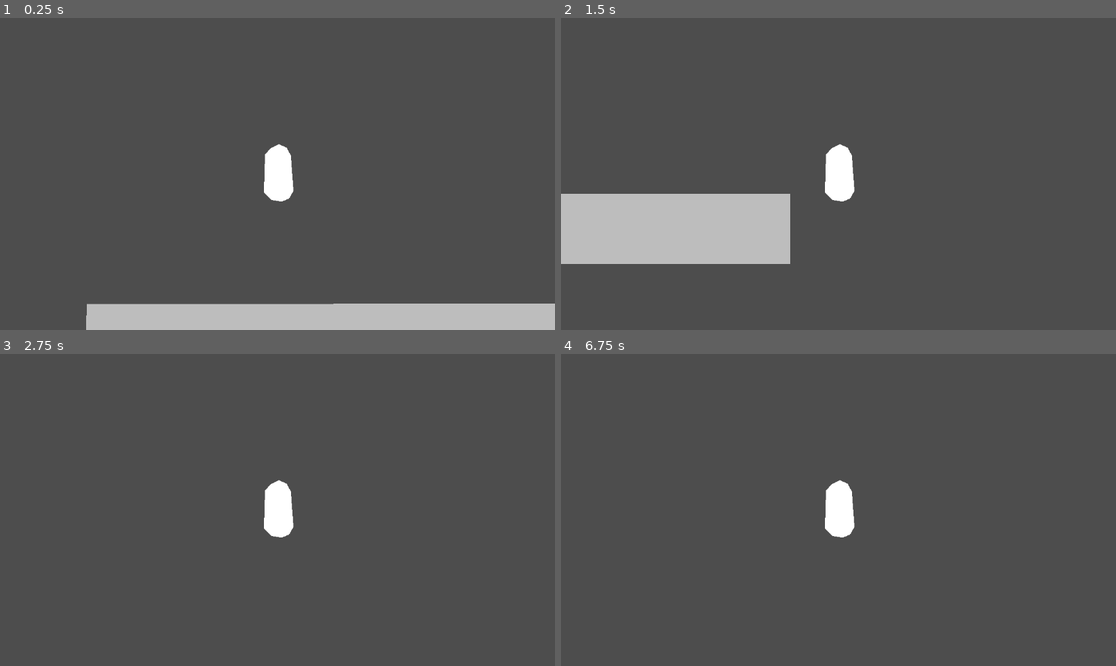
Above: before the commit, frames 1-4 (two rows, left to right).
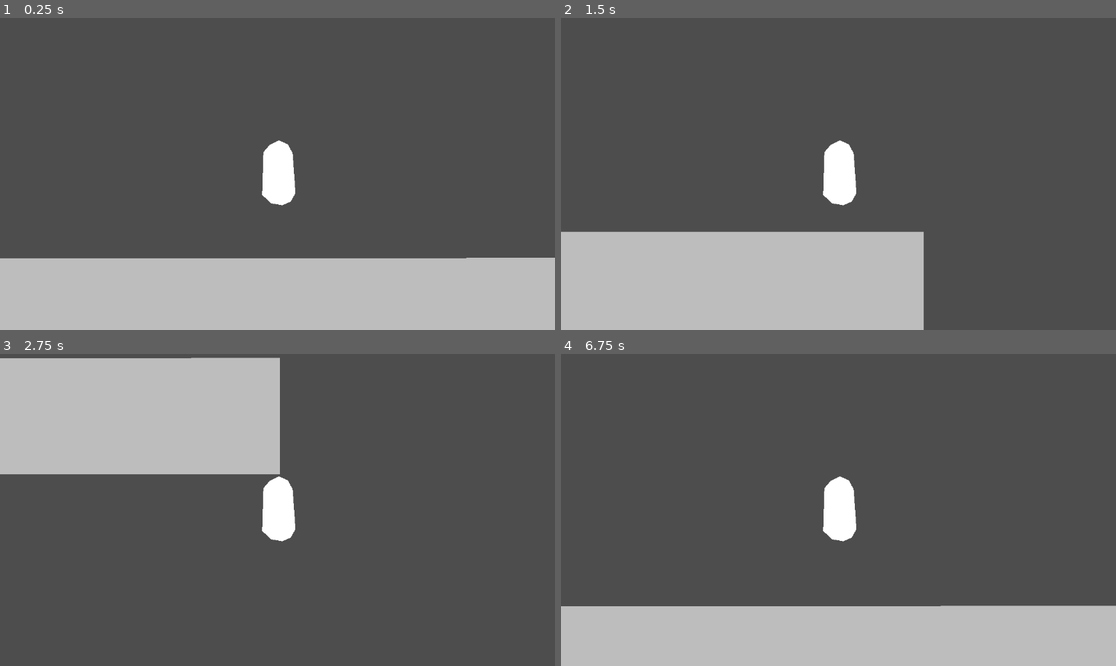
Above: after the commit, the same moments.

Repository: sudoVertex/SMR2.0
Game: Godot game, scene res://Scenes/main.tscn
Two runs of this game, one before a commit and one after it. Both use one fixed random seed, a clock stepped at 60 frames per second and the inputs below.
Inputs:
- Up to frame 1 (0.25 s): no input
- Up to frame 2 (1.5 s): hold D (Right) from 0.53 s (still down); tap W (Jump) at 0.6, 0.77, 1.07, 1.35 s
- Up to frame 3 (2.75 s): tap W (Jump) at 1.52, 1.82, 2.1 s; release D (Right) at 2.03 s; hold A (Left) from 2.03 s (still down)
- Up to frame 4 (6.75 s): release A (Left) at 2.78 s; hold D (Right) 2.78-4.28 s; tap W (Jump) at 2.85, 3.02, 3.32, 3.6, 3.77, 4.07, 4.35, 4.52, 4.82, 5.1, 5.85, 6.02, 6.32, 6.6 s; tap Enter at 3.5, 5, 6.5 s; tap Space at 4.25, 5.75 s; hold A (Left) 4.28-5.03 s; hold D (Right) 5.03-5.78 s; hold A (Left) from 5.78 s (still down)

The runs differ from the first frame. In frame 1, 16% of the frame differs, in the area x 0-100%, y 39-100%; in frame 2, 22%, in the area x 0-66%, y 39-100%; in frame 3, 19%; in frame 4, 19%.

Commit message:
Added a killzone, jumpSFX and backgroung music

Diff:
--- /dev/null
+++ b/Scenes/bgm.tscn
@@ -0,0 +1,9 @@
+[gd_scene load_steps=2 format=3 uid="uid://bapvt4kx5t5jc"]
+
+[ext_resource type="AudioStream" uid="uid://dqmblvh1yr41a" path="res://Assets/Sound/SuperMario64MainTheme.mp3" id="1_2kasm"]
+
+[node name="BGM" type="AudioStreamPlayer2D"]
+stream = ExtResource("1_2kasm")
+autoplay = true
+bus = &"Music"
+parameters/looping = true
--- /dev/null
+++ b/Scenes/kill_zone.tscn
@@ -0,0 +1,14 @@
+[gd_scene load_steps=3 format=3 uid="uid://d2xk517xfoakm"]
+
+[ext_resource type="Script" uid="uid://wupoj10hnfxr" path="res://Scripts/kill_zone.gd" id="1_d6013"]
+[ext_resource type="AudioStream" uid="uid://dk2tklhfmbdjl" path="res://Assets/Sound/MarioDeath.mp3" id="2_byrjq"]
+
+[node name="KillZone" type="Area2D"]
+script = ExtResource("1_d6013")
+
+[node name="DeathSound" type="AudioStreamPlayer2D" parent="."]
+process_mode = 3
+stream = ExtResource("2_byrjq")
+bus = &"SFX"
+
+[connection signal="body_entered" from="." to="." method="_on_body_entered"]
--- a/Scenes/main.tscn
+++ b/Scenes/main.tscn
@@ -1,25 +1,38 @@
-[gd_scene load_steps=3 format=3 uid="uid://dmc1svqn6i1nt"]
+[gd_scene load_steps=5 format=3 uid="uid://dmc1svqn6i1nt"]
 
+[ext_resource type="PackedScene" uid="uid://d2xk517xfoakm" path="res://Scenes/kill_zone.tscn" id="1_bo1nx"]
 [ext_resource type="PackedScene" uid="uid://bxm8r2c1k1njb" path="res://Scenes/player.tscn" id="1_jjgbg"]
+
+[sub_resource type="WorldBoundaryShape2D" id="WorldBoundaryShape2D_8gbba"]
 
 [sub_resource type="RectangleShape2D" id="RectangleShape2D_0xm2m"]
 size = Vector2(1021, 143)
 
 [node name="Main" type="Node2D"]
 
+[node name="KillZone" parent="." instance=ExtResource("1_bo1nx")]
+position = Vector2(498, 412)
+
+[node name="CollisionShape2D" type="CollisionShape2D" parent="KillZone"]
+shape = SubResource("WorldBoundaryShape2D_8gbba")
+
 [node name="Player" parent="." instance=ExtResource("1_jjgbg")]
 position = Vector2(498, -148)
+scale = Vector2(0.45173734, 0.45173734)
 SPEED = 765
 
 [node name="Camera2D" type="Camera2D" parent="Player"]
 scale = Vector2(2.500007, 2.500007)
 
 [node name="StaticBody2D" type="StaticBody2D" parent="."]
+position = Vector2(556, 170.99998)
+scale = Vector2(1.6534023, 1.6534023)
 
 [node name="Polygon2D" type="Polygon2D" parent="StaticBody2D"]
+position = Vector2(-613.6962, -220.55356)
 color = Color(0.74138474, 0.7413847, 0.74138457, 1)
 polygon = PackedVector2Array(102, 152, 1125, 151, 1125, 297, 99, 297)
 
 [node name="CollisionShape2D" type="CollisionShape2D" parent="StaticBody2D"]
-position = Vector2(611.5, 222.5)
+position = Vector2(-2.1962357, 1.9464455)
 shape = SubResource("RectangleShape2D_0xm2m")
--- a/Scenes/player.tscn
+++ b/Scenes/player.tscn
@@ -1,14 +1,14 @@
-[gd_scene load_steps=3 format=3 uid="uid://bxm8r2c1k1njb"]
+[gd_scene load_steps=4 format=3 uid="uid://bxm8r2c1k1njb"]
 
 [ext_resource type="Script" uid="uid://bjmluk7a2kklp" path="res://Scripts/player.gd" id="1_4flbx"]
+[ext_resource type="AudioStream" uid="uid://cpmw0qbxjuea2" path="res://Assets/Sound/MarioJump.mp3" id="2_cvnsp"]
 
 [sub_resource type="RectangleShape2D" id="RectangleShape2D_sh265"]
 size = Vector2(127, 233)
 
-[node name="Player" type="CharacterBody2D"]
-position = Vector2(53, -12)
-scale = Vector2(0.3999989, 0.3999989)
+[node name="Player" type="CharacterBody2D" node_paths=PackedStringArray("JumpSFX")]
 script = ExtResource("1_4flbx")
+JumpSFX = NodePath("JumpSFX")
 
 [node name="Polygon2D" type="Polygon2D" parent="."]
 polygon = PackedVector2Array(-70.24898, 96.04759, -30.410568, 134.94695, 22.373985, 143.57765, 60.780052, 126.82536, 82.664635, 87.618256, 69.410774, -96.163666, 47.04869, -136.85071, 6.37854, -154.92455, -35.83367, -133.70302, -64.961815, -100.1826)
@@ -17,3 +17,8 @@
 [node name="CollisionShape2D" type="CollisionShape2D" parent="."]
 position = Vector2(8, 23)
 shape = SubResource("RectangleShape2D_sh265")
+
+[node name="JumpSFX" type="AudioStreamPlayer2D" parent="."]
+stream = ExtResource("2_cvnsp")
+volume_db = -13.0
+bus = &"SFX"
--- /dev/null
+++ b/Scripts/kill_zone.gd
@@ -0,0 +1,19 @@
+extends Area2D
+
+@onready var death_sound: AudioStreamPlayer2D = $DeathSound
+
+func _on_body_entered(_body: Node2D) -> void:
+
+	death_sound.play()
+
+	# Freeze the game
+	get_tree().paused = true
+
+	# Wait for a few seconds (timer, process_always)
+	await get_tree().create_timer(4.0, true).timeout
+
+	# Unpause before reloading
+	get_tree().paused = false
+
+	# Reload the scene
+	get_tree().reload_current_scene()
--- a/Scripts/player.gd
+++ b/Scripts/player.gd
@@ -4,6 +4,7 @@
 @export var JUMP_FORCE :int =  700
 @export var GRAVITY :int = 900
 @export var AnSprite :AnimatedSprite2D
+@export var JumpSFX: AudioStreamPlayer2D
 
 func _physics_process(delta: float) -> void:
 
@@ -37,7 +38,7 @@
 
 	if Input.is_action_just_pressed("Jump") and is_on_floor():
 		velocity.y -= JUMP_FORCE
-
+		JumpSFX.play()
 
 		#$AnSprite.play("Jump")
 
--- /dev/null
+++ b/default_bus_layout.tres
@@ -0,0 +1,15 @@
+[gd_resource type="AudioBusLayout" format=3 uid="uid://bmsd20e20ywe1"]
+
+[resource]
+bus/1/name = &"SFX"
+bus/1/solo = false
+bus/1/mute = false
+bus/1/bypass_fx = false
+bus/1/volume_db = 0.46499825
+bus/1/send = &"Master"
+bus/2/name = &"Music"
+bus/2/solo = false
+bus/2/mute = false
+bus/2/bypass_fx = false
+bus/2/volume_db = -10.986328
+bus/2/send = &"Master"
--- a/project.godot
+++ b/project.godot
@@ -14,6 +14,10 @@
 run/main_scene="res://Scenes/main.tscn"
 config/features=PackedStringArray("4.5", "GL Compatibility")
 config/icon="res://Assets/icon.svg"
+
+[autoload]
+
+BackgroundMusic="*res://Scenes/bgm.tscn"
 
 [input]
 
Not shown, added: Assets/Sound/MarioDeath.mp3.import
Not shown, added: Assets/Sound/MarioJump.mp3.import
Not shown, added: Assets/Sound/SuperMario64MainTheme.mp3.import
Not shown, added: Scripts/kill_zone.gd.uid
Not shown, added: Assets/Sound/MarioDeath.mp3
Not shown, added: Assets/Sound/MarioJump.mp3
Not shown, added: Assets/Sound/SuperMario64MainTheme.mp3
